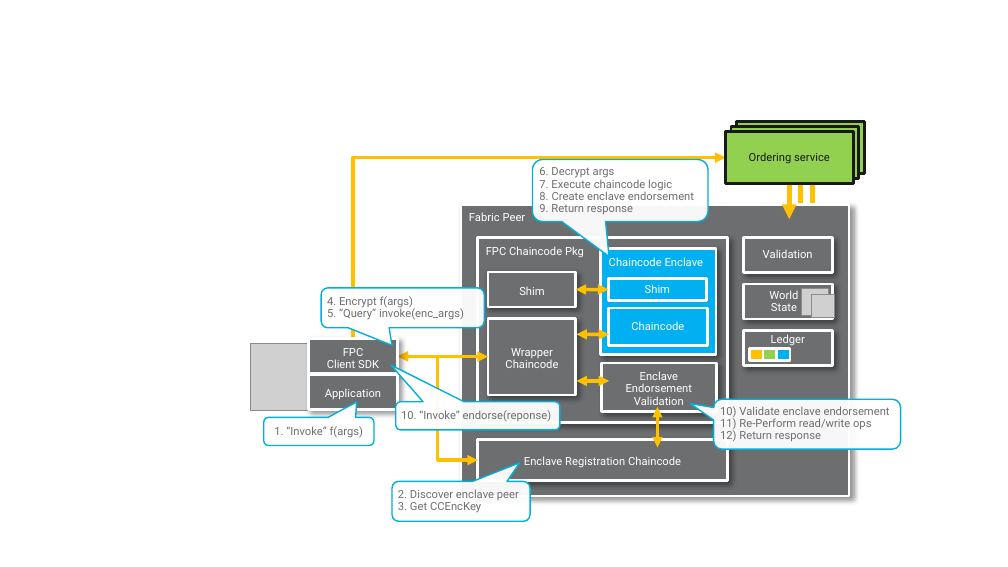
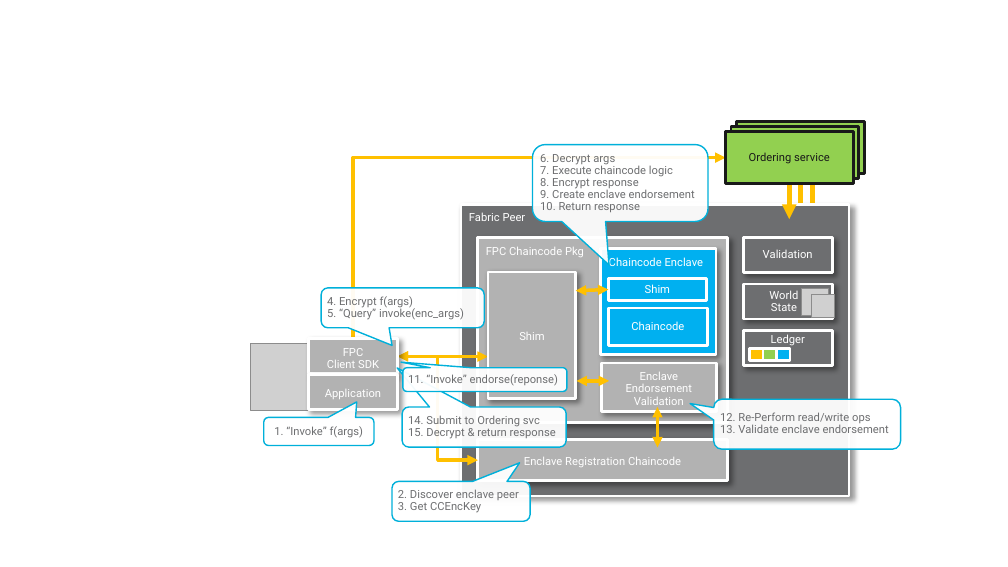
Before and after one commit to hyperledger/fabric-rfcs, a slide deck: slide 4 of images/fpc/high-level/hl-diagrams.pptx. Drawn at 1008x567 pixels with LibreOffice and Linux fonts; fonts in the diff are those of the drawing; grey boxes stand for pictures. Boxes give left, top, right and bottom in pixels: in the first picture for what was removed or moved away, otherwise in the second. Text is boxed around its words. In the diff, an @@ line names an element or a change of style, - is before the commit and + after.

Commit message:
A few image tweaks
* simplified untrusted part
* different color for (non-enclave) FPC stuff vs standard Fabric
* fixed flows (numbering, some missing steps, format)

```diff
--- a/images/fpc/high-level/hl-diagrams.pptx
+++ b/images/fpc/high-level/hl-diagrams.pptx
@@ rounded speech box "6. Decrypt args": place and size @@
-rounded speech box "6. Decrypt args" at <box>532,159,708,222</box>
+rounded speech box "6. Decrypt args" at <box>532,144,708,221</box>
@@ text in rounded speech box at <box>540,178,695,212</box>: text changed @@
-8. Create enclave endorsement
-9. Return response
+8. Encrypt response
+9. Create enclave endorsement
+10. Return response
@@ fill #6D6E70 to #B2B2B2 in 6 elements at <box>478,439,727,480</box>, <box>478,238,727,422</box>, <box>601,363,716,411</box>, <box>308,339,398,374</box>, <box>308,374,398,408</box>, <box>488,272,576,398</box> @@
@@ rectangle "Shim": place and size @@
-rectangle "Shim" at <box>488,272,576,307</box>
+rectangle "Shim" at <box>488,272,576,398</box>
@@ rectangle removed at <box>488,319,576,395</box> @@
-Wrapper
-Chaincode
@@ double arrow removed from (577, 335) to (609, 335) @@
@@ rounded speech box "11. “Invoke” endorse(reponse)": place and size @@
-rounded speech box "11. “Invoke” endorse(reponse)" at <box>396,402,560,430</box>
+rounded speech box "11. “Invoke” endorse(reponse)" at <box>403,368,568,392</box>
@@ rounded speech box "11. “Invoke” endorse(reponse)" at <box>403,368,568,392</box>: proportions changed @@
@@ text in rounded speech box at <box>408,374,558,385</box>: text changed @@
-10. “Invoke” endorse(reponse)
+11. “Invoke” endorse(reponse)
@@ rounded speech box added at <box>402,407,566,448</box>, fill #FFFFFF at 95% opacity, outline #00B0DA 1 pt, 8 pt, text #6D6E70 @@
+14. Submit to Ordering svc
+15. Decrypt & return response
@@ text in rounded speech box at <box>720,412,889,433</box>: text changed @@
-10) Validate enclave endorsement
-11) Re-Perform read/write ops
-12) Return response
+12. Re-Perform read/write ops
+13. Validate enclave endorsement
```
Also in this commit, not shown: 3 other slides changed, 4 other files.
